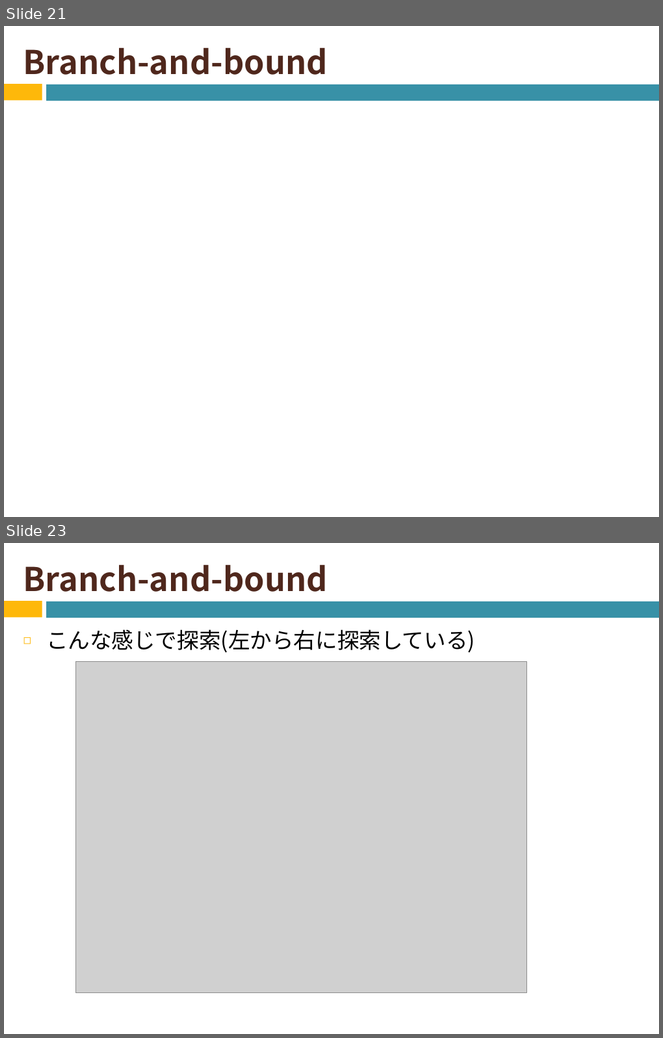
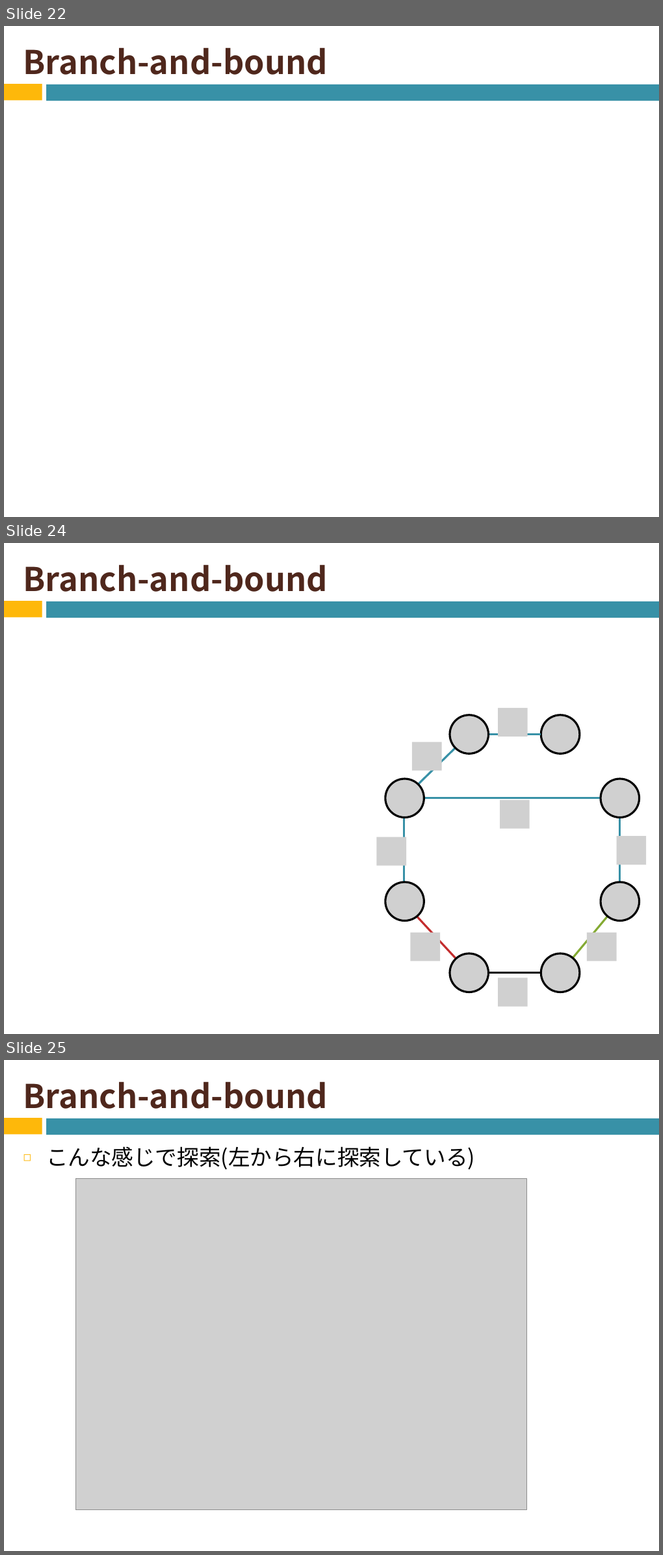
Before and after one commit to naruse-takamasa/seminar, a slide deck: CopingNPCompleteness.pptx. Shown one above the other, each under a label of ours: slides 21 and 23 before the commit, slides 22, 24 and 25 after it; the slides between them are not shown. The pictures are 663x1038 and 663x1555 pixels, drawn with LibreOffice and Linux fonts; fonts in the diff are those of the drawing; grey boxes stand for pictures. Boxes give left, top, right and bottom in pixels: in the first picture for what was removed or moved away, otherwise in the second. Text is boxed around its words. In the diff, an @@ line names an element or a change of style, - is before the commit and + after.

```diff
--- a/CopingNPCompleteness.pptx
+++ b/CopingNPCompleteness.pptx
@@ slide 24 added at [4,543,659,1034], background #FFFFFF; not listed: 2 template elements that a slide beside it also shows @@
@@ title added at [24,564,328,592], 36 pt, text #4F271C, bold @@
+Branch-and-bound
@@ picture added at [450,715,489,754] @@
@@ picture added at [498,708,527,737] @@
@@ picture added at [542,715,580,754] @@
@@ line added from (469, 734) to (404, 798), #3891A7 2.25 pt @@
@@ line added from (542, 734) to (489, 734), #3891A7 2.25 pt @@
@@ picture added at [412,742,441,771] @@
@@ picture added at [386,779,424,817] @@
@@ picture added at [601,779,640,817] @@
@@ line added from (404, 798) to (404, 902), #3891A7 2.25 pt @@
@@ line added from (404, 798) to (620, 798), #3891A7 2.25 pt @@
@@ picture added at [500,800,529,828] @@
@@ line added from (620, 798) to (620, 902), #3891A7 2.25 pt @@
@@ picture added at [377,837,406,866] @@
@@ picture added at [616,837,646,865] @@
@@ picture added at [386,882,424,921] @@
@@ picture added at [601,882,640,921] @@
@@ line added from (404, 902) to (469, 973), #C32D2E 2.25 pt @@
@@ line added from (560, 973) to (620, 901), #84AA33 2.25 pt @@
@@ picture added at [411,933,440,962] @@
@@ picture added at [587,933,616,962] @@
@@ picture added at [450,954,489,992] @@
@@ picture added at [542,954,580,992] @@
@@ line added from (469, 973) to (560, 973), #000000 2.25 pt @@
@@ picture added at [498,978,527,1007] @@
@@ what was slide 21 is now slide 22 @@
@@ what was slide 23 is now slide 25 @@
```
Also in this commit, not shown: 4 slides changed, 2 other slides added.
